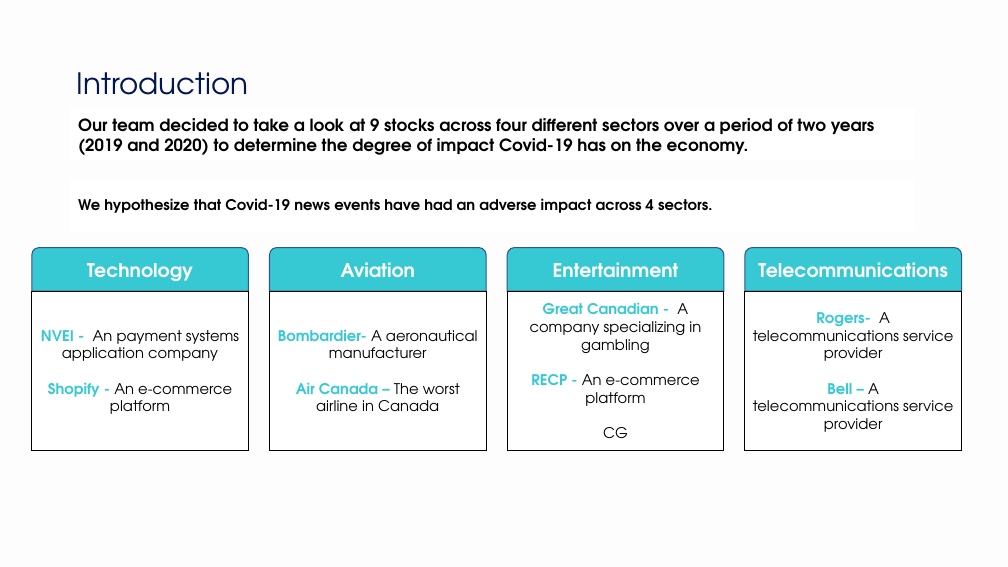
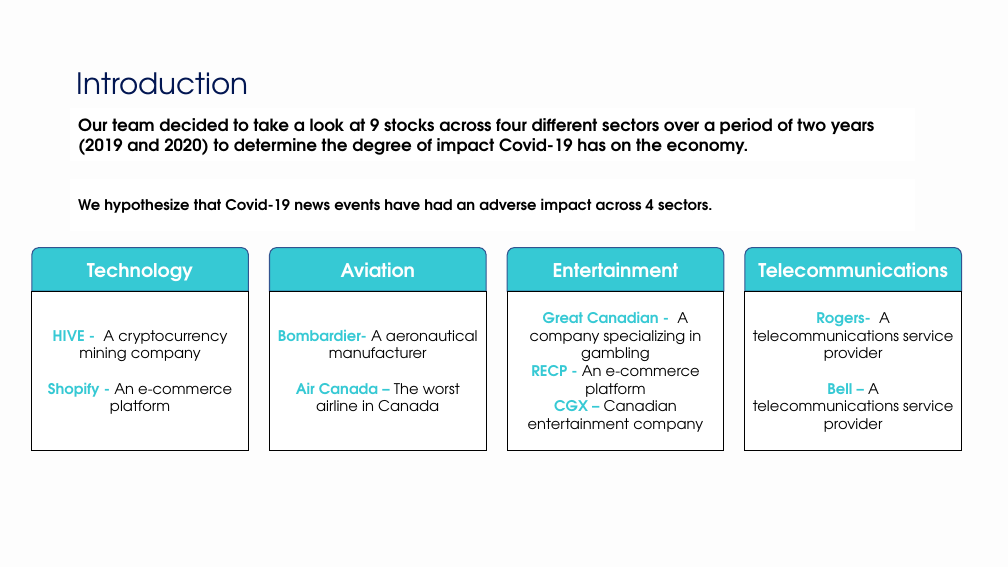
Before and after one commit to NikitaCase/stocks-vs-covid, a slide deck: slide 3 of stocksvscovid/Project 3.pptx. Drawn at 1008x567 pixels with LibreOffice and Linux fonts; fonts in the diff are those of the drawing. Boxes give left, top, right and bottom in pixels: in the first picture for what was removed or moved away, otherwise in the second. Text is boxed around its words. In the diff, an @@ line names an element or a change of style, - is before the commit and + after.

```diff
--- a/stocksvscovid/Project 3.pptx
+++ b/stocksvscovid/Project 3.pptx
@@ text in rectangle at [53,330,227,361]: text changed @@
-NVEI - An payment systems application company
+HIVE - A cryptocurrency mining company
@@ text in rectangle at [528,395,703,432]: text changed @@
-CG
+CGX – Canadian entertainment company
```
Also in this commit, not shown: 7 other slides changed, 3 slides added, 4 slides removed.
